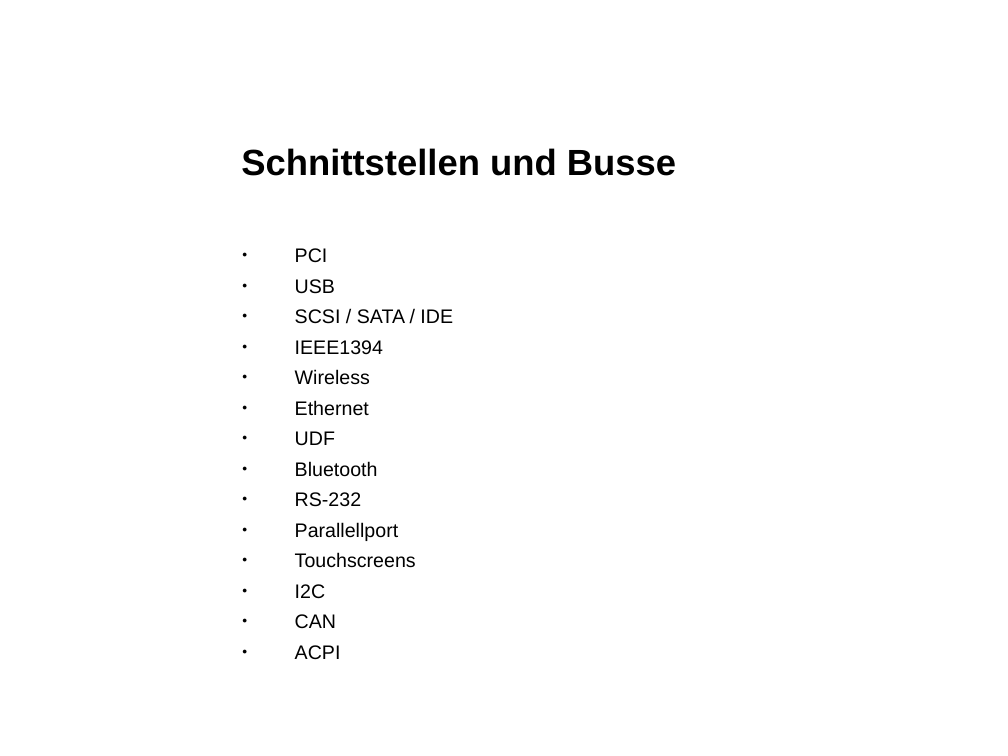
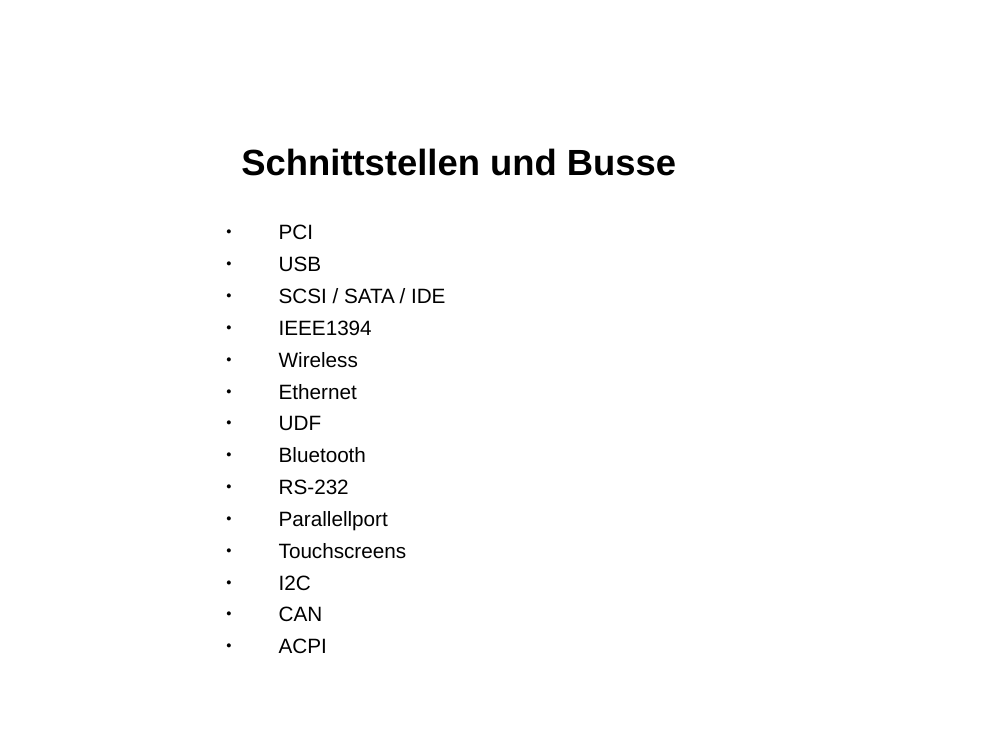
Before and after one commit to eojthejudge/softwaredesigndocs, a slide deck: slide 11 of Portieren/Marktuebersicht_Windows_Embedded.ppt. Drawn at 1008x756 pixels with LibreOffice and Linux fonts; fonts in the diff are those of the drawing; background and template pictures are left out. Boxes give left, top, right and bottom in pixels: in the first picture for what was removed or moved away, otherwise in the second. Text is boxed around its words. In the diff, an @@ line names an element or a change of style, - is before the commit and + after.

```diff
--- a/Portieren/Marktuebersicht_Windows_Embedded.ppt
+++ b/Portieren/Marktuebersicht_Windows_Embedded.ppt
@@ text "PCI": place and size @@
-text "PCI" at bbox=[295, 248, 453, 660]
+text "PCI" at bbox=[279, 224, 445, 654]
@@ text "PCI" at bbox=[279, 224, 445, 654]: size 14 to 14.8 pt @@
```
Also in this commit, not shown: 7 other slides changed, 4 slides added, 4 slides removed, 1 other file.
